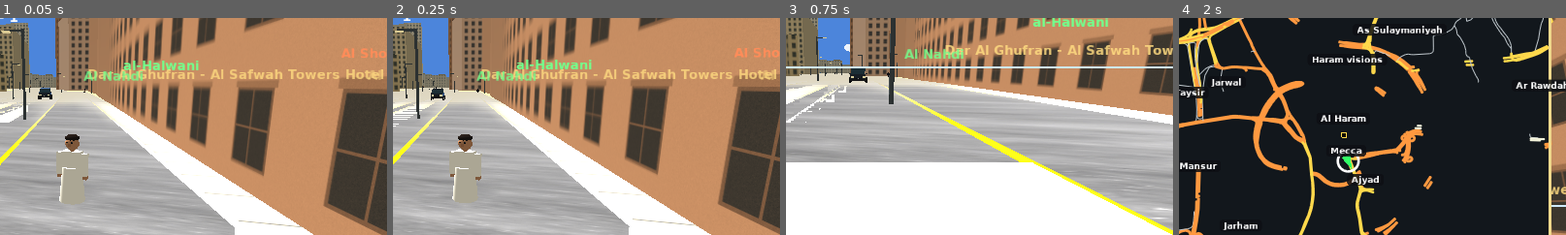
Above: before the commit, frames 1-4 (left to right).
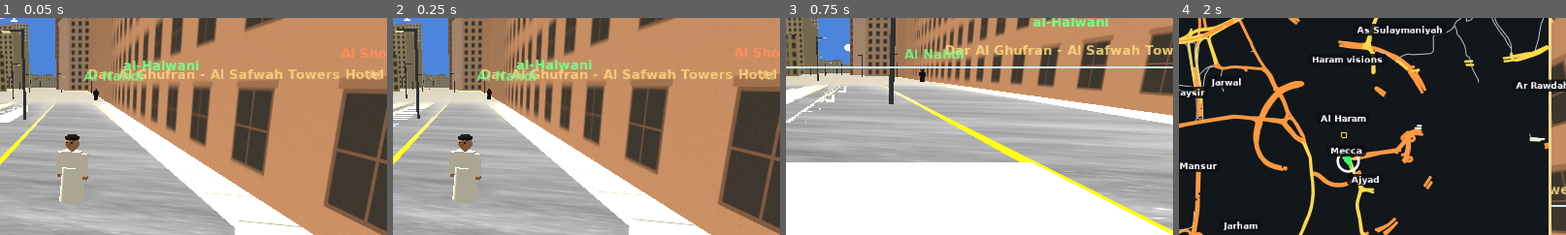
Above: after the commit, the same moments.

Repository: malik5785/FreedomCity
Game: Godot game, scene res://main.tscn
Same seed, same stepped clock (60 frames per second), same inputs: the game is played once before the commit and once after it.
Inputs (mouse positions are % of the whole screen's width and height, from its top left):
- Up to frame 1 (0.05 s): no input
- Up to frame 2 (0.25 s): no input
- Up to frame 3 (0.75 s): tap Enter at 0.5 s; move the mouse to (55, 50) at 0.52 s; hold Up from 0.53 s (still down); tap C at 0.6 s
- Up to frame 4 (2 s): release Up at 1.25 s; click "MAP" at 1.25 s
The pictures show only the part of the screen within x 41-91%, y 20-70%; the shares and areas given below are measured in that part.

The runs differ from the first frame. In frame 1, 0.2% of the frame differs, in the area x 2-26%, y 31-38%; in frame 2, 0.2%; in frame 3, 0.3%, in the area x 8-37%, y 23-30%; in frame 4, nothing differs.

Commit message:
Optimize low-power Android TV simulation and capture analog stick motion events

Diff:
--- a/main.gd
+++ b/main.gd
@@ -90,7 +90,10 @@
 # batching / materials
 var render_chunks := []
 var render_cull_clock := 0.0
-const RENDER_RANGE_SQ := 1500.0 * 1500.0
+var simulation_clock := 0.0
+var joystick_axes := {}
+var joystick_device := -1
+const RENDER_RANGE_SQ := 800.0 * 800.0
 var batches := {}
 var batch_part := {}
 var batch_cnt := {}
@@ -1129,7 +1132,7 @@
 			npc_roads.append(sg)
 	if npc_roads.empty():
 		return
-	var n_npc := 30
+	var n_npc := 14
 	for i in range(n_npc):
 		var si := rng.randi_range(0, npc_roads.size() - 1)
 		var seg: Array = npc_roads[si]
@@ -1430,7 +1433,7 @@
 	if routes.empty():
 		return
 	var kinds := [0, 1, 0, 6, 2, 1, 3, 0, 7, 8, 1, 4, 0, 5, 6, 7, 1, 0, 8, 2, 0, 3, 1, 6, 0, 4]
-	for i in range(kinds.size()):
+	for i in range(min(kinds.size(), 14)):
 		var route: Array = routes[rng.randi_range(0, routes.size() - 1)]
 		var seg := rng.randi_range(0, route.size() - 2)
 		for tries in range(12):
@@ -1923,16 +1926,29 @@
 
 # ---------------------------------------------------------------- input
 func _active_joy() -> int:
+	if joystick_device >= 0:
+		return joystick_device
 	var devices := Input.get_connected_joypads()
 	return int(devices[0]) if devices.size() > 0 else 0
 
+func _joy_value(axis: int) -> float:
+	var device := _active_joy()
+	var live := Input.get_joy_axis(device, axis)
+	var saved: float = float(joystick_axes.get(axis, 0.0))
+	return saved if abs(saved) > abs(live) else live
+
 func _axis(negative: int, positive: int, joy_axis: int) -> float:
-	var value := Input.get_joy_axis(_active_joy(), joy_axis)
+	var value := _joy_value(joy_axis)
 	if abs(value) < 0.18:
 		value = 0.0
 	return clamp(value + float(Input.is_key_pressed(positive)) - float(Input.is_key_pressed(negative)), -1.0, 1.0)
 
 func _input(event: InputEvent) -> void:
+	if event is InputEventJoypadMotion:
+		joystick_device = event.device
+		joystick_axes[event.axis] = event.axis_value
+	if event is InputEventJoypadButton:
+		joystick_device = event.device
 	if event is InputEventMouseMotion and Input.get_mouse_mode() == Input.MOUSE_MODE_CAPTURED and not wardrobe_open:
 		yaw -= event.relative.x * 0.003
 		pitch = clamp(pitch - event.relative.y * 0.002, -0.75, 0.45)
@@ -2070,9 +2086,15 @@
 	if selftest and frame_count > 240:
 		get_tree().quit()
 	_update_time(delta)
-	_advance_traffic(delta)
-	_update_npcs(delta)
-	_update_pilgrims(delta)
+	# Crowd and traffic simulation is expensive on low-power Android TV hardware.
+	# Run it at 10 Hz with accumulated delta while keeping player movement at physics rate.
+	simulation_clock += delta
+	if simulation_clock >= 0.10:
+		var sim_dt := min(simulation_clock, 0.2)
+		simulation_clock = 0.0
+		_advance_traffic(sim_dt)
+		_update_npcs(sim_dt)
+		_update_pilgrims(sim_dt)
 	if wardrobe_open:
 		_wardrobe_camera(delta)
 		_update_hud(delta)
@@ -2088,8 +2110,8 @@
 	var arrows_turn := float(Input.is_key_pressed(KEY_RIGHT)) - float(Input.is_key_pressed(KEY_LEFT))
 	var arrows_move := float(Input.is_key_pressed(KEY_DOWN)) - float(Input.is_key_pressed(KEY_UP))
 	ly = clamp(ly + arrows_move, -1.0, 1.0)
-	var rx := Input.get_joy_axis(_active_joy(), 2)
-	var ry := Input.get_joy_axis(_active_joy(), 3)
+	var rx := _joy_value(2)
+	var ry := _joy_value(3)
 	if abs(rx) > 0.15:
 		yaw -= rx * delta * 2.2
 	if abs(ry) > 0.15:
@@ -2098,8 +2120,8 @@
 		var steer_in: float = clamp(lx + arrows_turn, -1.0, 1.0)
 		var gas_key: float = clamp(float(Input.is_key_pressed(KEY_W)) + float(Input.is_key_pressed(KEY_UP)), 0.0, 1.0)
 		var brake_key: float = clamp(float(Input.is_key_pressed(KEY_S)) + float(Input.is_key_pressed(KEY_DOWN)), 0.0, 1.0)
-		var gas: float = clamp(max(max(0.0, Input.get_joy_axis(_active_joy(), 7)), max(gas_key, max(0.0, -ly))), 0.0, 1.0)
-		var brake: float = clamp(max(max(0.0, Input.get_joy_axis(_active_joy(), 6)), max(brake_key, max(0.0, ly))), 0.0, 1.0)
+		var gas: float = clamp(max(max(0.0, _joy_value(7)), max(gas_key, max(0.0, -ly))), 0.0, 1.0)
+		var brake: float = clamp(max(max(0.0, _joy_value(6)), max(brake_key, max(0.0, ly))), 0.0, 1.0)
 		var top_speed := 32.0
 		if int(car_kinds[active_car_index]) == 4:
 			top_speed = 20.0
